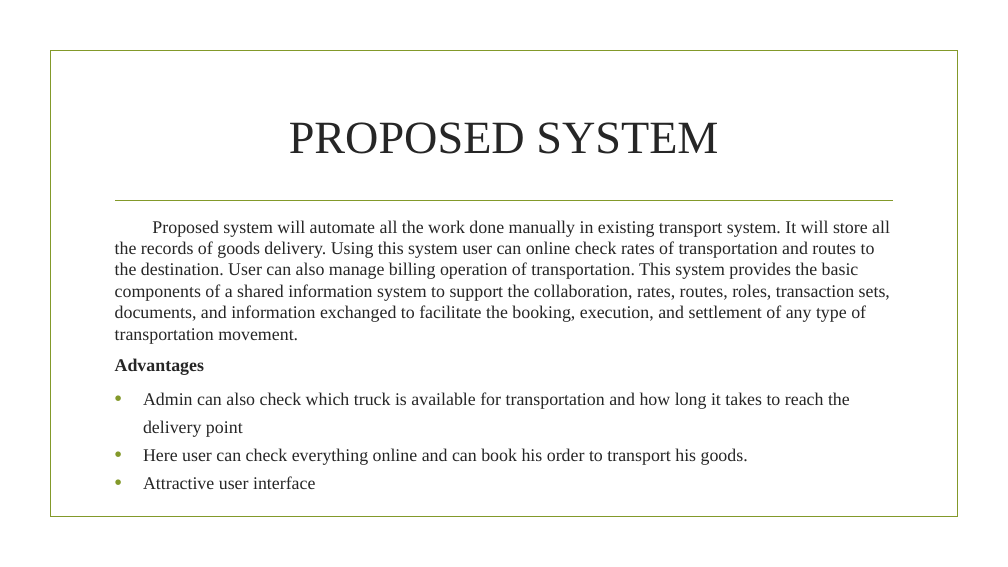
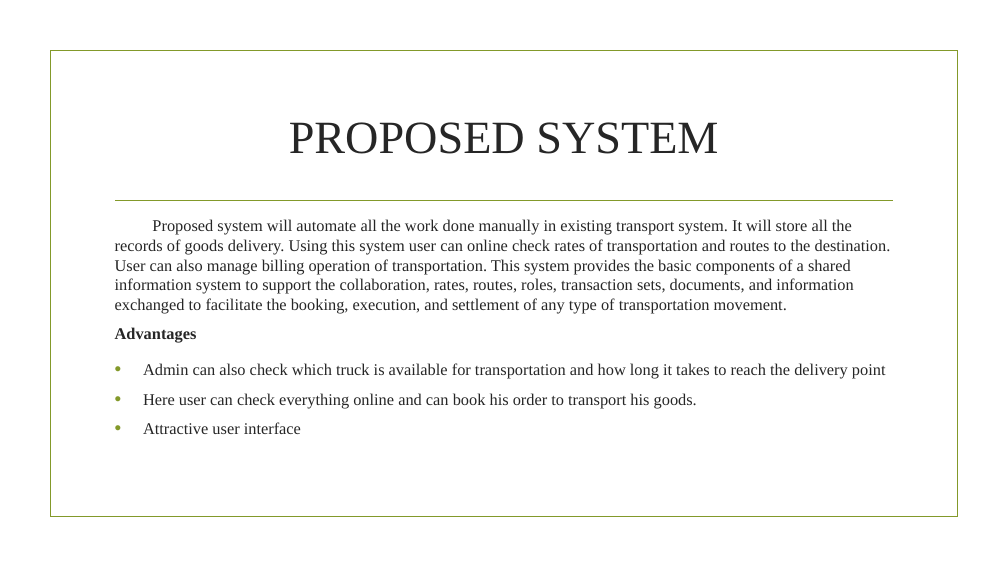
Before and after one commit to gokul18b/2023, a slide deck: slide 7 of batch1/ppt/TRANSPORT MANAGEMENT SYSTEM-1.pptx. Drawn at 1008x567 pixels with LibreOffice and Linux fonts; fonts in the diff are those of the drawing; background and template pictures are left out. Boxes give left, top, right and bottom in pixels: in the first picture for what was removed or moved away, otherwise in the second. Text is boxed around its words. In the diff, an @@ line names an element or a change of style, - is before the commit and + after.

Commit message:
document changes

```diff
--- a/batch1/ppt/TRANSPORT MANAGEMENT SYSTEM-1.pptx
+++ b/batch1/ppt/TRANSPORT MANAGEMENT SYSTEM-1.pptx
@@ text "Proposed system will automate all ..." at [115, 219, 891, 434]: size 17 to 15.6 pt; line spacing 1.3 to 1.5 @@
```
Also in this commit, not shown: 4 other slides changed, 46 other files.
